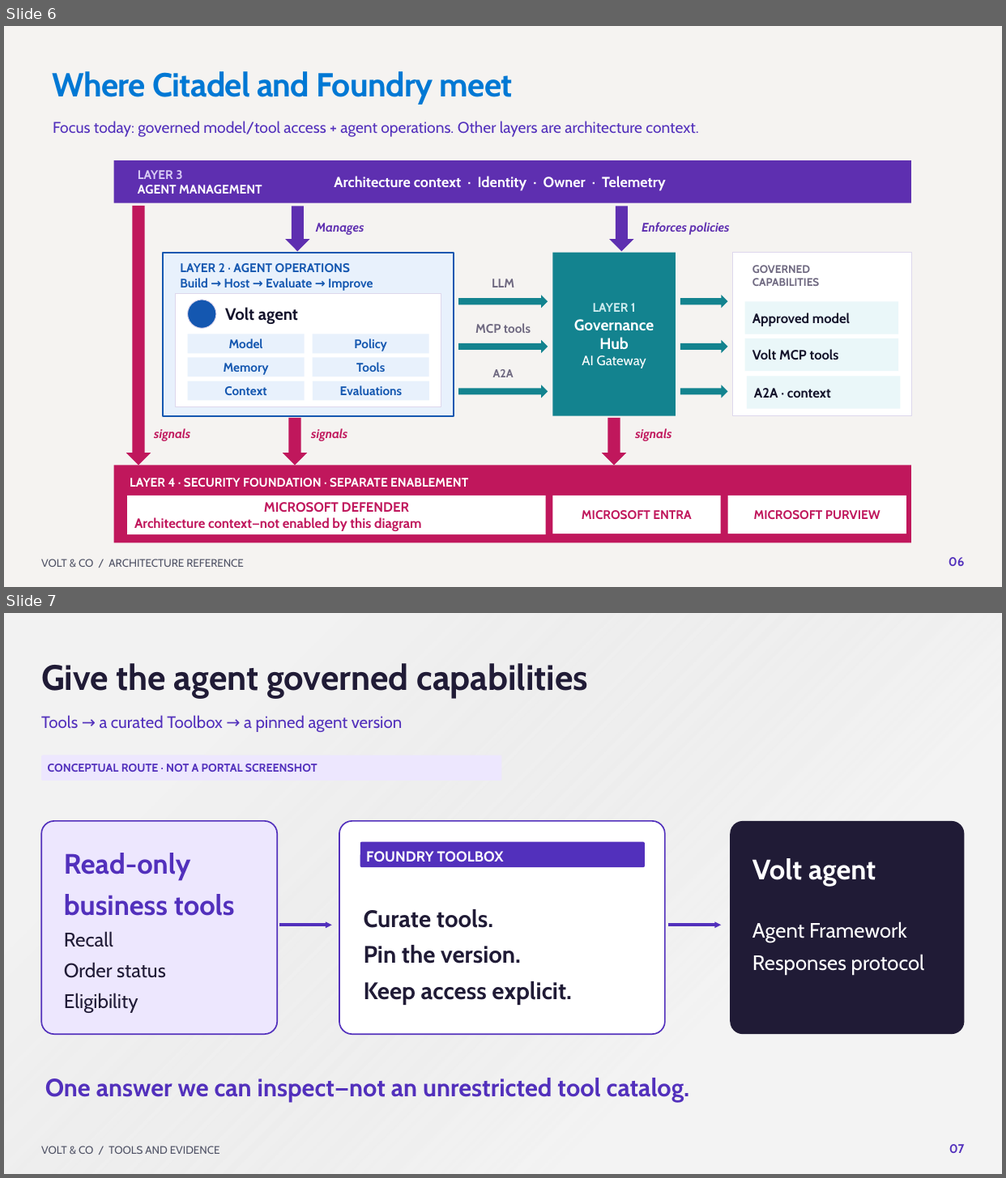
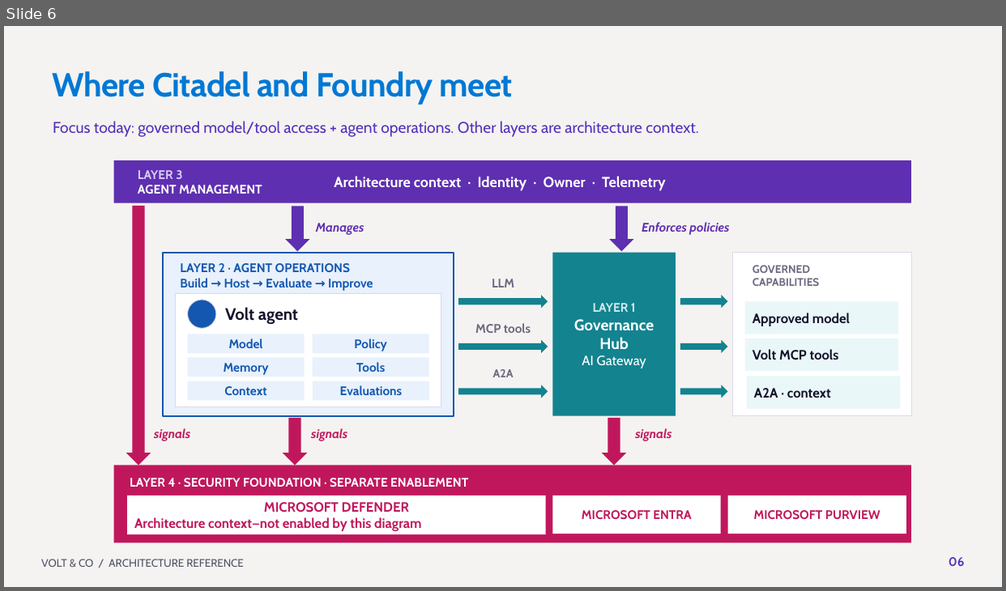
Before and after one commit to SridharArrabelly/foundry-showcase, a slide deck: presentation/Volt & Co - Governed and improving agents.pptx. Shown one above the other, each under a label of ours: slides 6 and 7 before the commit, slide 6 after it. The pictures are 1006x1178 and 1006x591 pixels, drawn with LibreOffice and Linux fonts; fonts in the diff are those of the drawing; background and template pictures are left out. Boxes give left, top, right and bottom in pixels: in the first picture for what was removed or moved away, otherwise in the second. Text is boxed around its words. In the diff, an @@ line names an element or a change of style, - is before the commit and + after.

```diff
--- a/presentation/Volt & Co - Governed and improving agents.pptx
+++ b/presentation/Volt & Co - Governed and improving agents.pptx
@@ slide 7 removed at (4,613,1002,1174), background #FFFFFF @@
@@ rectangle removed at (4,613,1002,1174) @@
@@ text removed at (41,663,588,699) @@
-Give the agent governed capabilities
@@ text removed at (41,715,402,732) @@
-Tools → a curated Toolbox → a pinned agent version
@@ rounded rectangle removed at (41,756,502,781) @@
@@ text removed at (48,764,317,772) @@
-CONCEPTUAL ROUTE · NOT A PORTAL SCREENSHOT
@@ rounded rectangle removed at (41,821,277,1034) @@
@@ rounded rectangle removed at (339,821,665,1034) @@
@@ rounded rectangle removed at (731,821,965,1034) @@
@@ text removed at (64,853,235,916) @@
-Read-only
-business tools
@@ rounded rectangle removed at (360,842,645,867) @@
@@ text removed at (366,851,504,862) @@
-FOUNDRY TOOLBOX
@@ text removed at (752,858,876,886) @@
-Volt agent
@@ arrow removed from (279, 925) to (332, 925) @@
@@ text removed at (364,909,572,1005) @@
-Curate tools.
-Pin the version.
-Keep access explicit.
@@ arrow removed from (669, 925) to (721, 925) @@
@@ text removed at (752,922,925,974) @@
-Agent Framework
-Responses protocol
@@ text removed at (64,931,166,1013) @@
-Recall
-Order status
-Eligibility
@@ text removed at (45,1078,690,1102) @@
-One answer we can inspect—not an unrestricted tool catalog.
@@ text removed at (41,1146,220,1154) @@
-VOLT & CO / TOOLS AND EVIDENCE
@@ text removed at (949,1144,965,1153) @@
-07
```
Also in this commit, not shown: 2 slides changed, 21 slides added, 19 other slides removed, 36 other files.
